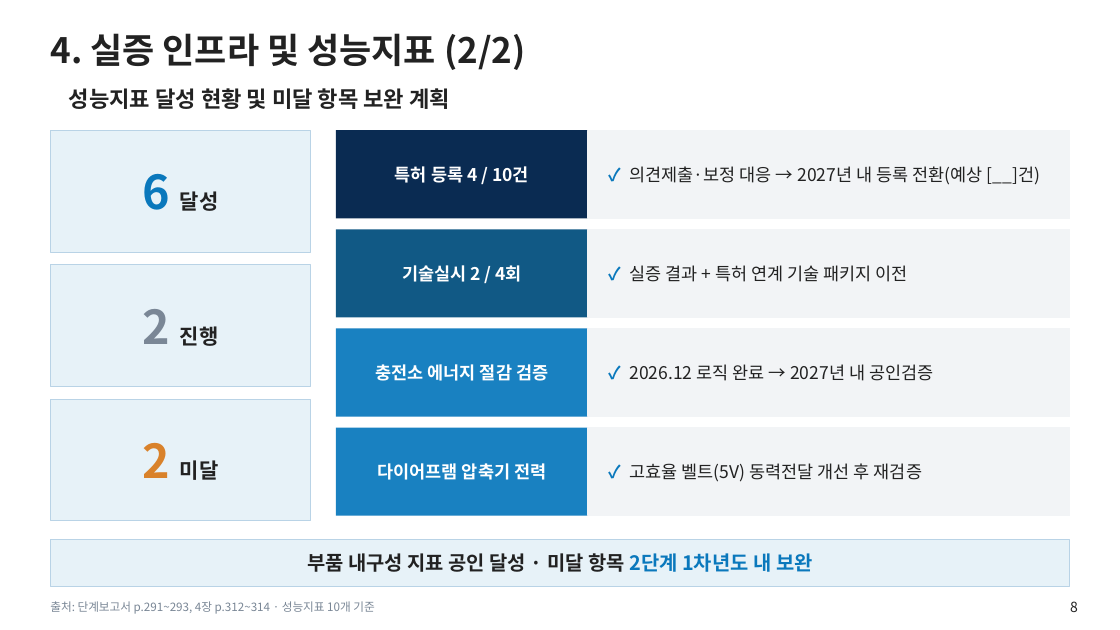
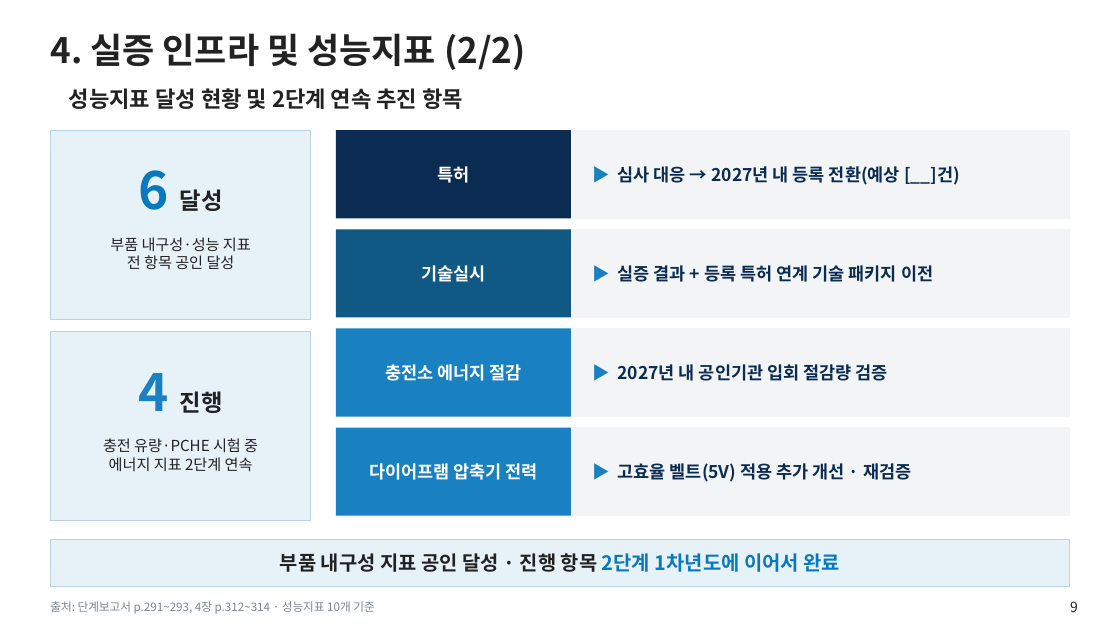
Before and after one commit to jungdw180-debug/h2, a slide deck: slide 9 of slides/1단계_단계평가_현장평가판.pptx (slide 8 before the commit). Drawn at 1120x630 pixels with LibreOffice and Linux fonts; fonts in the diff are those of the drawing; background and template pictures are left out. Boxes give left, top, right and bottom in pixels: in the first picture for what was removed or moved away, otherwise in the second. Text is boxed around its words. In the diff, an @@ line names an element or a change of style, - is before the commit and + after.

```diff
--- a/slides/1단계_단계평가_현장평가판.pptx
+++ b/slides/1단계_단계평가_현장평가판.pptx
@@ text at (x1=69, y1=88, x2=463, y2=109): text changed @@
-성능지표 달성 현황 및 미달 항목 보완 계획
+성능지표 달성 현황 및 2단계 연속 추진 항목
@@ text "6 달성" at (x1=139, y1=170, x2=223, y2=211): size 40 to 44 pt in "6"; size 18 to 20 pt in "달성" @@
@@ rectangle resized from (x1=50, y1=130, x2=311, y2=252) to (x1=50, y1=130, x2=311, y2=319) @@
@@ rectangle "특허" resized from (x1=336, y1=130, x2=588, y2=218) to (x1=336, y1=130, x2=571, y2=218) @@
@@ rectangle resized from (x1=588, y1=130, x2=1070, y2=218) to (x1=571, y1=130, x2=1070, y2=218) @@
@@ text in rectangle at (x1=437, y1=166, x2=469, y2=183): text changed @@
-특허 등록 4 / 10건
+특허
@@ text at (x1=618, y1=166, x2=960, y2=185): text changed; text colour #222222 to #0A2B52; bold on @@
-✓ 의견제출·보정 대응 → 2027년 내 등록 전환(예상 [__]건)
+▶ 심사 대응 → 2027년 내 등록 전환(예상 [__]건)
@@ text added at (x1=110, y1=237, x2=251, y2=269), 13 pt, text #222222 @@
+부품 내구성·성능 지표
+전 항목 공인 달성
@@ rectangle "기술실시" resized from (x1=336, y1=229, x2=588, y2=318) to (x1=336, y1=229, x2=571, y2=318) @@
@@ rectangle resized from (x1=588, y1=229, x2=1070, y2=318) to (x1=571, y1=229, x2=1070, y2=318) @@
@@ rectangle removed at (x1=50, y1=265, x2=311, y2=386) @@
@@ text in rectangle at (x1=421, y1=265, x2=485, y2=282): text changed @@
-기술실시 2 / 4회
+기술실시
@@ text at (x1=618, y1=265, x2=933, y2=282): text changed; text colour #222222 to #0A2B52; bold on @@
-✓ 실증 결과 + 특허 연계 기술 패키지 이전
+▶ 실증 결과 + 등록 특허 연계 기술 패키지 이전
@@ rectangle "충전소 에너지 절감" resized from (x1=336, y1=329, x2=588, y2=417) to (x1=336, y1=329, x2=571, y2=417) @@
@@ rectangle resized from (x1=588, y1=329, x2=1070, y2=417) to (x1=571, y1=329, x2=1070, y2=417) @@
@@ rectangle resized from (x1=50, y1=399, x2=311, y2=521) to (x1=50, y1=332, x2=311, y2=521) @@
@@ text at (x1=139, y1=373, x2=223, y2=413): text changed; size 18 to 20 pt @@
-2 진행
+4 진행
@@ text in rectangle at (x1=385, y1=364, x2=522, y2=381): text changed @@
-충전소 에너지 절감 검증
+충전소 에너지 절감
@@ text at (x1=618, y1=364, x2=888, y2=381): text changed; text colour #222222 to #0A2B52; bold on @@
-✓ 2026.12 로직 완료 → 2027년 내 공인검증
+▶ 2027년 내 공인기관 입회 절감량 검증
@@ text "충전 유량·PCHE 시험 중" at (x1=103, y1=438, x2=258, y2=471): vertical alignment middle to top @@
@@ text at (x1=103, y1=438, x2=258, y2=471): text changed; size 18 to 13 pt; bold off @@
-2 미달
+충전 유량·PCHE 시험 중
+에너지 지표 2단계 연속
@@ rectangle "다이어프램 압축기 전력" resized from (x1=336, y1=428, x2=588, y2=516) to (x1=336, y1=428, x2=571, y2=516) @@
@@ rectangle resized from (x1=588, y1=428, x2=1070, y2=516) to (x1=571, y1=428, x2=1070, y2=516) @@
@@ text at (x1=618, y1=463, x2=911, y2=482): text changed; text colour #222222 to #0A2B52; bold on @@
-✓ 고효율 벨트(5V) 동력전달 개선 후 재검증
+▶ 고효율 벨트(5V) 적용 추가 개선 · 재검증
@@ text in rectangle at (x1=280, y1=553, x2=840, y2=572): text changed @@
-부품 내구성 지표 공인 달성 · 미달 항목 2단계 1차년도 내 보완
+부품 내구성 지표 공인 달성 · 진행 항목 2단계 1차년도에 이어서 완료
@@ page number at (x1=1070, y1=601, x2=1078, y2=612): text changed @@
-8
+9
```
Also in this commit, not shown: 2 other slides changed, 1 slide added, 8 other files.
